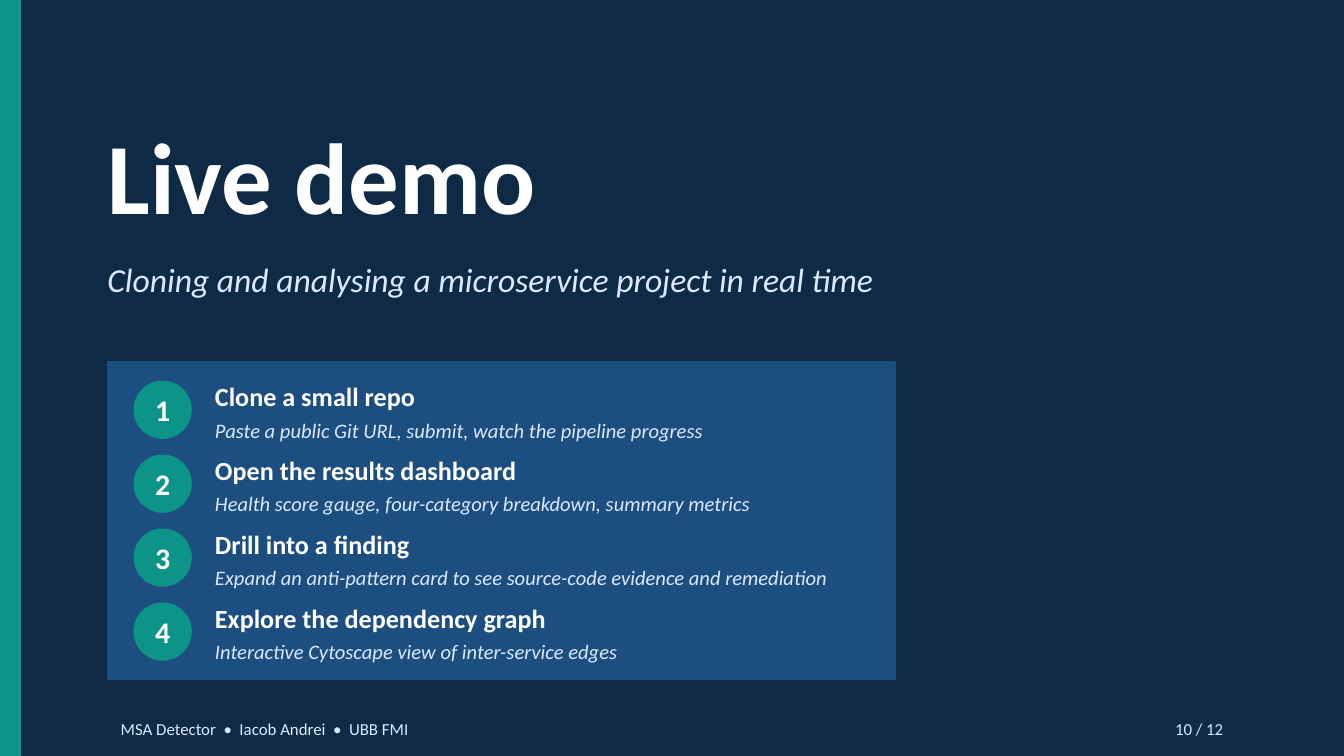
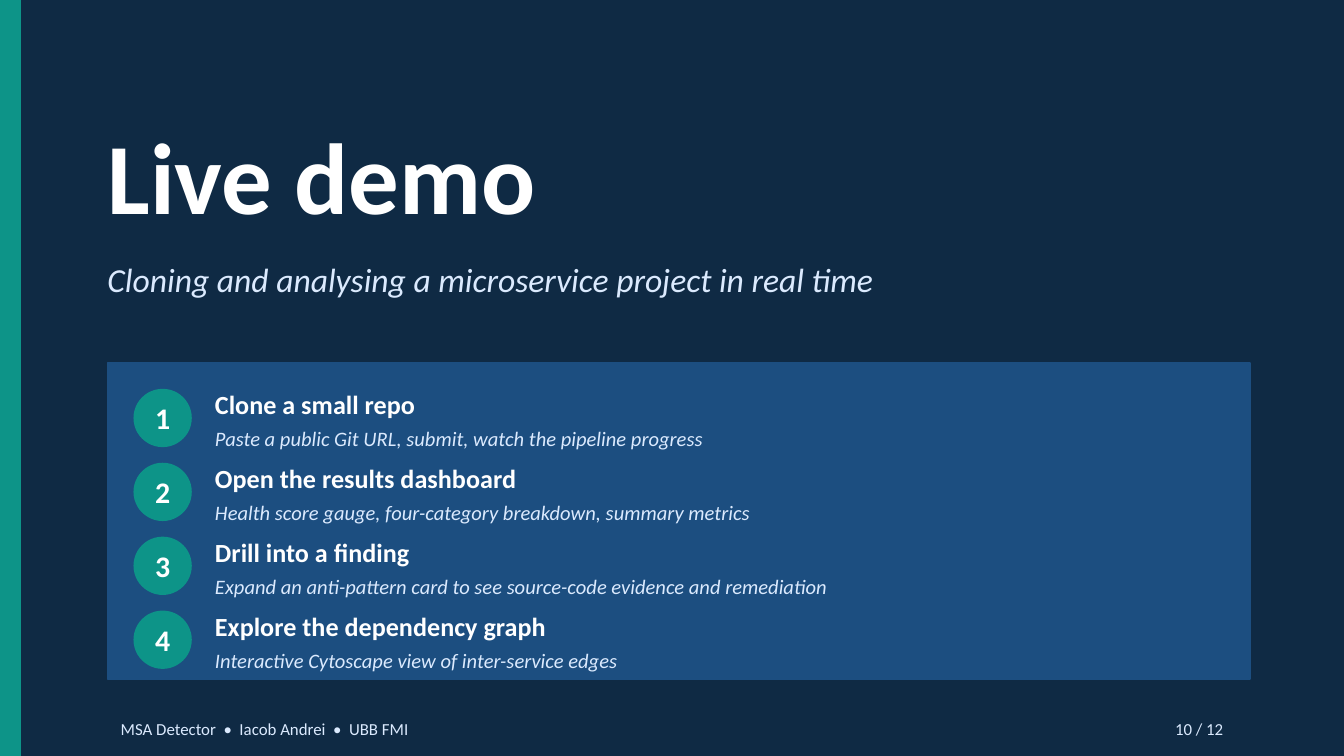
Before and after one commit to andrei45635/dissertation_backend, a slide deck: slide 10 of thesis/presentation/MSA_Detector_Defense.pptx. Drawn at 1344x756 pixels with LibreOffice and Linux fonts; fonts in the diff are those of the drawing. Boxes give left, top, right and bottom in pixels: in the first picture for what was removed or moved away, otherwise in the second. Text is boxed around its words. In the diff, an @@ line names an element or a change of style, - is before the commit and + after.

```diff
--- a/thesis/presentation/MSA_Detector_Defense.pptx
+++ b/thesis/presentation/MSA_Detector_Defense.pptx
@@ rectangle: place and size @@
-rectangle at [108, 362, 895, 679]
+rectangle at [108, 363, 1250, 679]
@@ 12 texts, 4 ellipses: place and size @@
-12 texts, 4 ellipses at [134, 382, 826, 663]
+12 texts, 4 ellipses at [134, 390, 826, 672]
```
Also in this commit, not shown: 5 other slides changed, 3 other files.
